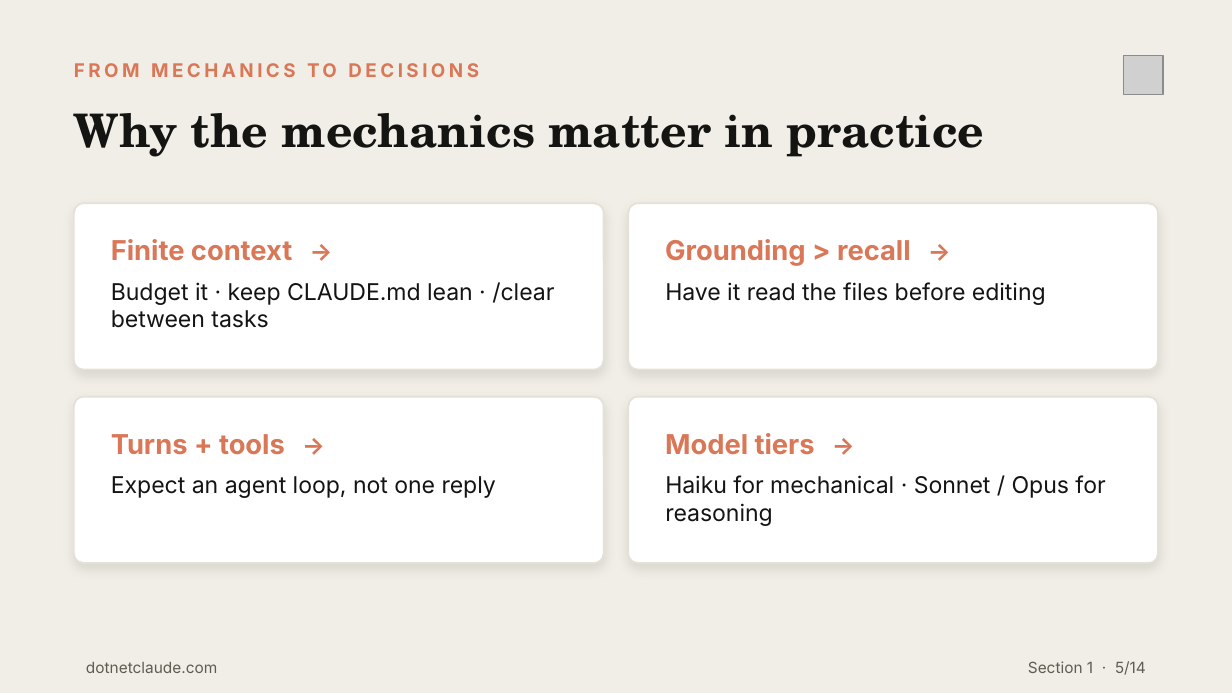
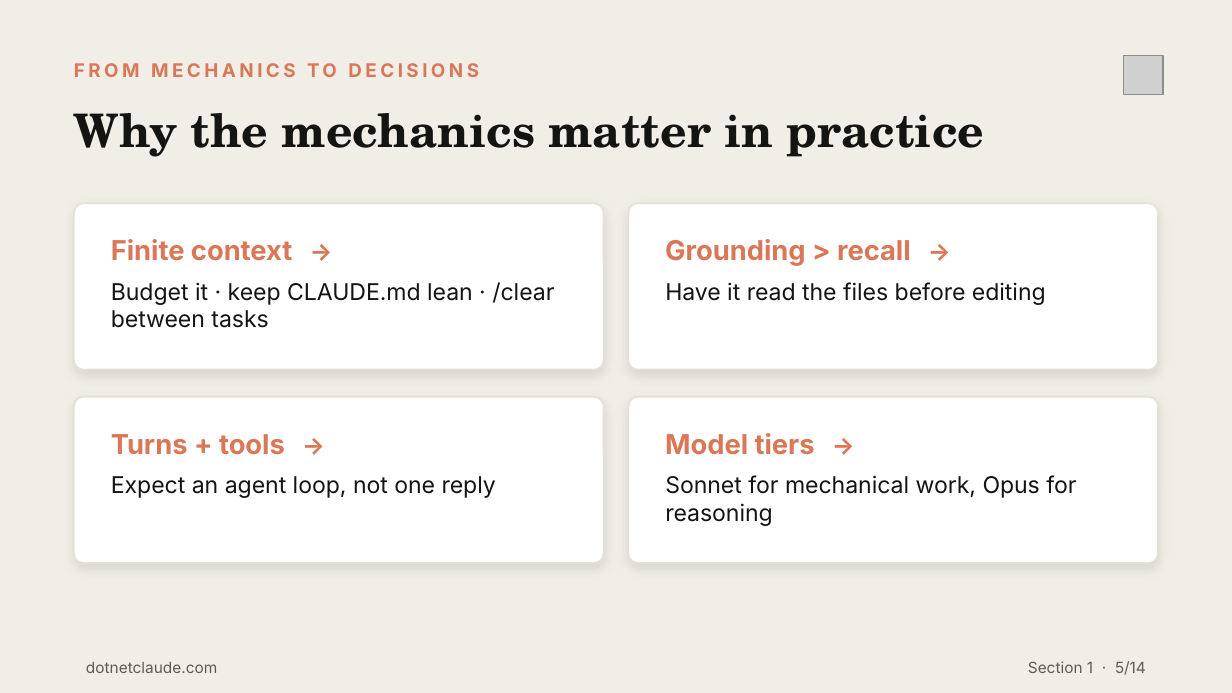
Before and after one commit to cwoodruff/dotnet-claude-workshop-content, a slide deck: slide 5 of decks/Day 1/Section1-Foundations-Claude-Code-CLI.pptx. Drawn at 1232x693 pixels with LibreOffice and Linux fonts; fonts in the diff are those of the drawing; grey boxes stand for pictures. Boxes give left, top, right and bottom in pixels: in the first picture for what was removed or moved away, otherwise in the second. Text is boxed around its words. In the diff, an @@ line names an element or a change of style, - is before the commit and + after.

```diff
--- a/decks/Day 1/Section1-Foundations-Claude-Code-CLI.pptx
+++ b/decks/Day 1/Section1-Foundations-Claude-Code-CLI.pptx
@@ text at box(665, 475, 1076, 526): text changed @@
-Haiku for mechanical · Sonnet / Opus for reasoning
+Sonnet for mechanical work, Opus for reasoning
```
Also in this commit, not shown: 32 other files.
